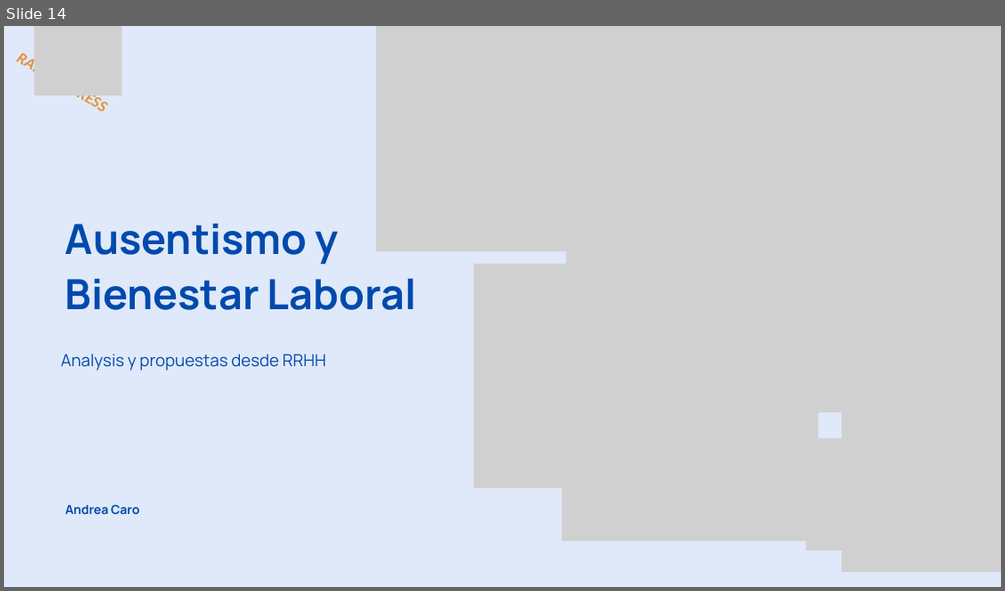
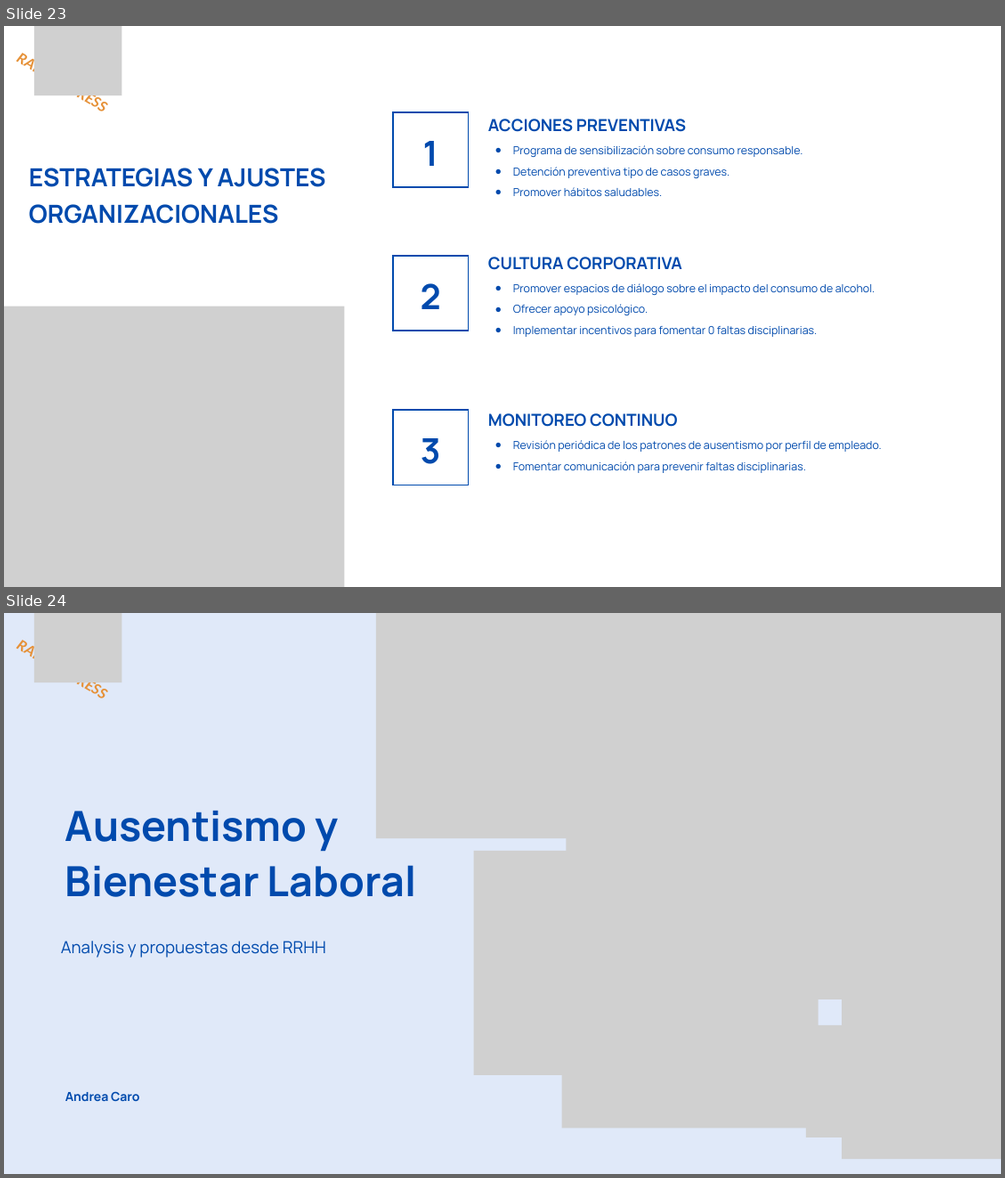
Before and after one commit to ITACADEMYprojectes/ProjecteData, a slide deck: Equip_28/Results/Analisis_PAP_and_ABL_RapidExpres_2026_04_05.pptx. Shown one above the other, each under a label of ours: slide 14 before the commit, slides 23 and 24 after it. The pictures are 1005x591 and 1005x1178 pixels, drawn with LibreOffice and Linux fonts; fonts in the diff are those of the drawing; grey boxes stand for pictures. Boxes give left, top, right and bottom in pixels: in the first picture for what was removed or moved away, otherwise in the second. Text is boxed around its words. In the diff, an @@ line names an element or a change of style, - is before the commit and + after.

```diff
--- a/Equip_28/Results/Analisis_PAP_and_ABL_RapidExpres_2026_04_05.pptx
+++ b/Equip_28/Results/Analisis_PAP_and_ABL_RapidExpres_2026_04_05.pptx
@@ slide 23 added at <box>4,26,1001,587</box>, background #FFFFFF @@
@@ text added at <box>4,40,120,128</box>, 23 pt, text #E69138, bold, italic @@
+RAPID EXPRESS
@@ picture added at <box>34,26,121,95</box> @@
@@ freeform shape added at <box>393,112,468,187</box>, fill #FFFFFF, outline #004AAD 2.25 pt @@
@@ text added at <box>488,119,686,132</box>, 24 pt, text #004AAD, bold @@
+  ACCIONES PREVENTIVAS
@@ text added at <box>423,141,438,166</box>, 50 pt, text #004AAD, bold @@
+1
@@ text added at <box>513,145,803,197</box>, 16 pt, text #004AAD @@
+● Programa de sensibilización sobre consumo responsable.
+● Detención preventiva tipo de casos graves.
+● Promover hábitos saludables.
@@ text added at <box>29,168,326,224</box>, 36 pt, text #004AAD, bold @@
+ESTRATEGIAS Y AJUSTES ORGANIZACIONALES
@@ freeform shape added at <box>393,256,468,330</box>, fill #FFFFFF, outline #004AAD 2.25 pt @@
@@ text added at <box>488,257,681,270</box>, 24 pt, text #004AAD, bold @@
+  CULTURA CORPORATIVA
@@ text added at <box>421,283,441,309</box>, 50 pt, text #004AAD, bold @@
+2
@@ text added at <box>513,283,875,337</box>, 16 pt, text #004AAD @@
+● Promover espacios de diálogo sobre el impacto del consumo de alcohol.
+● Ofrecer apoyo psicológico.
+● Implementar incentivos para fomentar 0 faltas disciplinarias.
@@ picture added at <box>4,306,344,587</box> @@
@@ freeform shape added at <box>393,410,468,484</box>, fill #FFFFFF, outline #004AAD 2.25 pt @@
@@ text added at <box>488,413,678,426</box>, 24 pt, text #004AAD, bold @@
+  MONITOREO CONTINUO
@@ text added at <box>421,438,441,464</box>, 50 pt, text #004AAD, bold @@
+3
@@ text added at <box>513,440,881,473</box>, 16 pt, text #004AAD @@
+● Revisión periódica de los patrones de ausentismo por perfil de empleado.
+● Fomentar comunicación para prevenir faltas disciplinarias.
@@ what was slide 14 is now slide 24 @@
```
Also in this commit, not shown: 4 slides changed, 13 other slides added, 3 slides removed, 2 other files.
